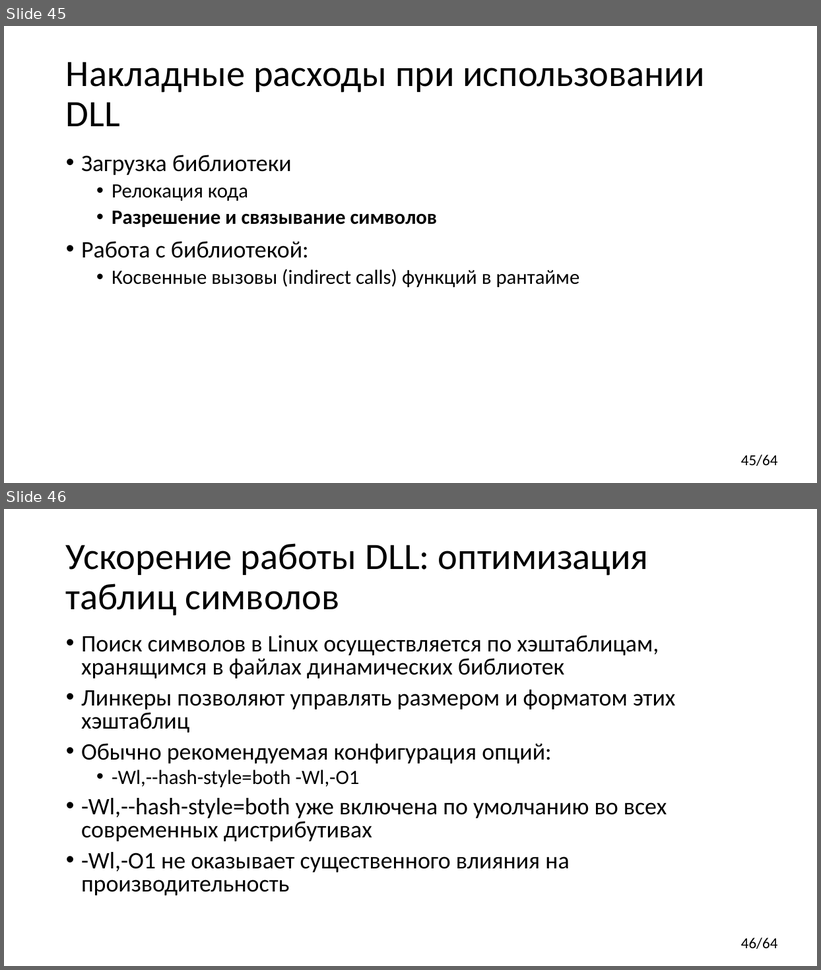
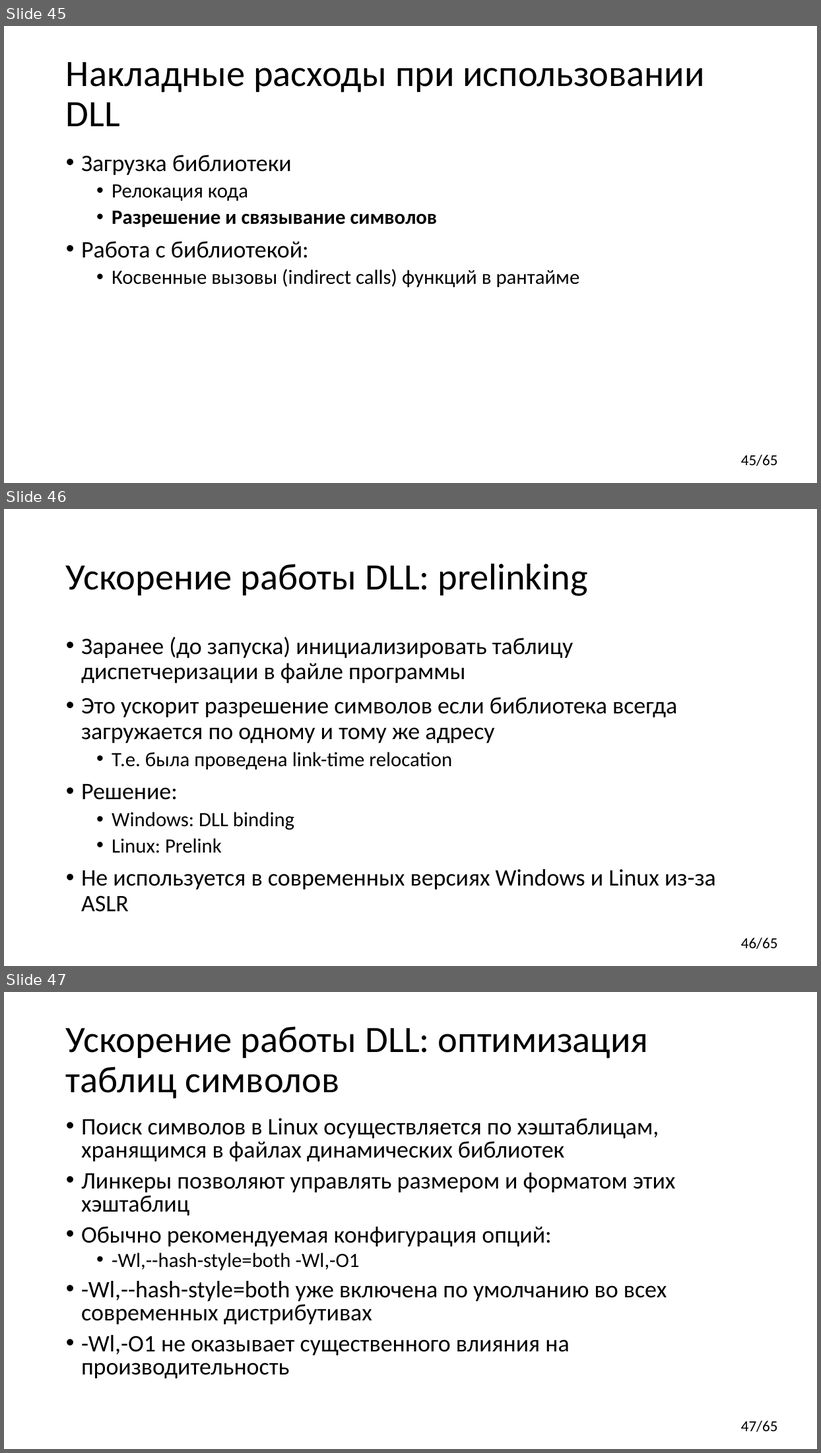
Before and after one commit to yugr/CppRussia, a slide deck: 2024/RU.pptx. Shown one above the other, each under a label of ours: slides 45 and 46 before the commit, slides 45, 46 and 47 after it. The pictures are 821x970 and 821x1453 pixels, drawn with LibreOffice and Linux fonts; fonts in the diff are those of the drawing. Boxes give left, top, right and bottom in pixels: in the first picture for what was removed or moved away, otherwise in the second. Text is boxed around its words. In the diff, an @@ line names an element or a change of style, - is before the commit and + after.

Commit message:
Added slide on prelinking.

```diff
--- a/2024/RU.pptx
+++ b/2024/RU.pptx
@@ slide 46 added at <box>4,509,817,966</box>, background #FFFFFF; not listed: 1 template element that a slide beside it also shows @@
@@ title added at <box>66,563,588,596</box>, 44 pt, text #000000 @@
+Ускорение работы DLL: prelinking
@@ text added at <box>81,637,716,912</box>, 28 pt, text #000000 @@
+• Заранее (до запуска) инициализировать таблицу диспетчеризации в файле программы
+• Это ускорит разрешение символов если библиотека всегда загружается по одному и тому же адресу
+  • Т.е. была проведена link-time relocation
+• Решение:
+  • Windows: DLL binding
+  • Linux: Prelink
+• Не используется в современных версиях Windows и Linux из-за ASLR
@@ page number at <box>741,455,778,466</box>: text changed @@
-45/64
+45/65
@@ what was slide 46 is now slide 47 @@
@@ page number at <box>741,1421,778,1432</box>: text changed @@
-46/64
+47/65
```
Also in this commit, not shown: 6 slides changed, 1 other file.
